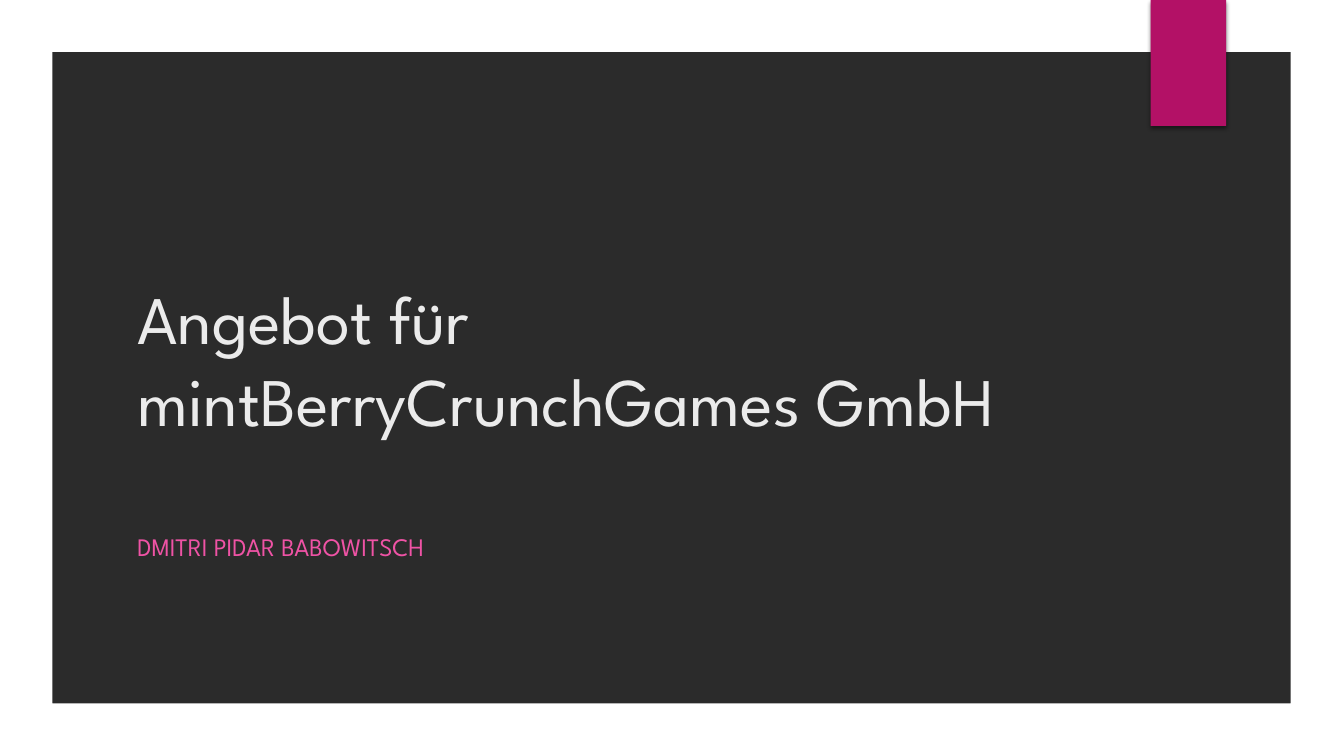
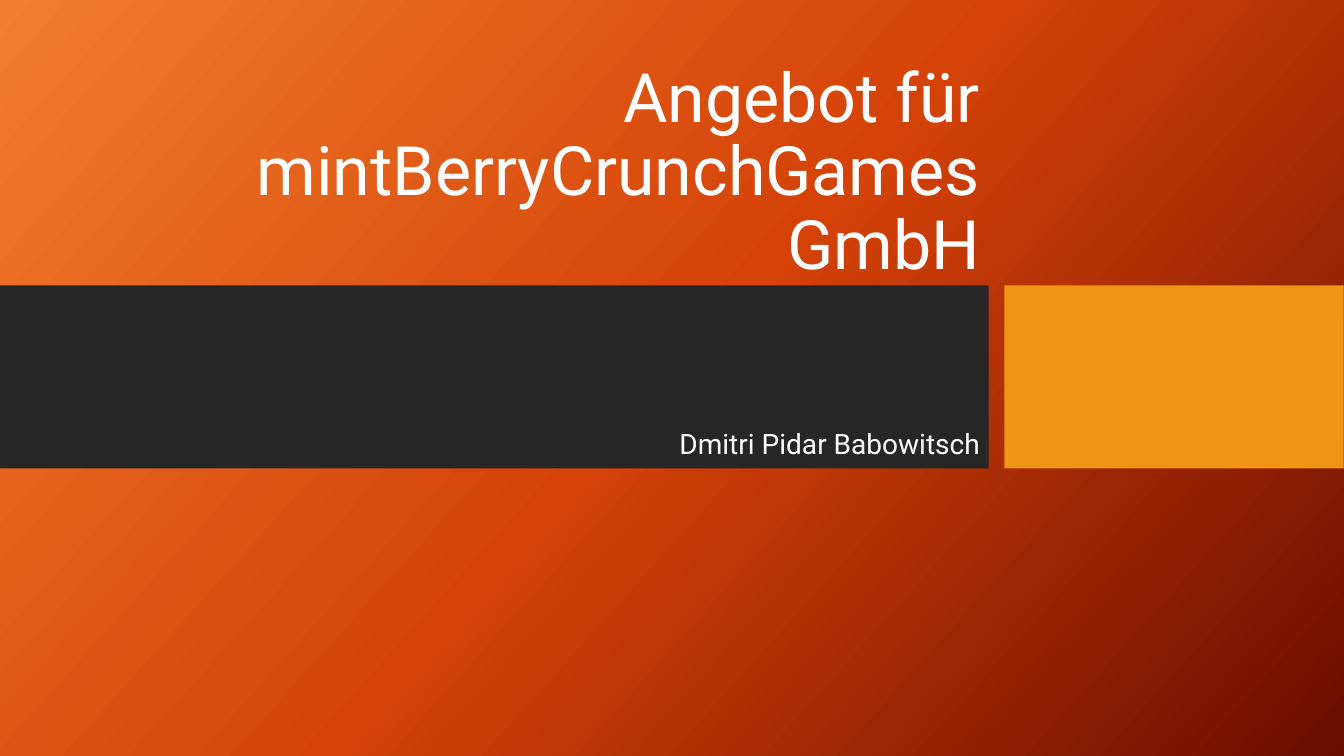
Before and after one commit to HaJaReDeluxe/mintBerryCrunchGames, a slide deck: slide 1 of Angebot für mintBerryCrunchGames GmbH.pptx. Drawn at 1344x756 pixels with LibreOffice and Linux fonts; fonts in the diff are those of the drawing; background and template pictures are left out; a plain dark background stands for a picture behind light text. Boxes give left, top, right and bottom in pixels: in the first picture for what was removed or moved away, otherwise in the second. Text is boxed around its words. In the diff, an @@ line names an element or a change of style, - is before the commit and + after.

Commit message:
Neues Layout

```diff
--- a/Angebot für mintBerryCrunchGames GmbH.pptx
+++ b/Angebot für mintBerryCrunchGames GmbH.pptx
@@ freeform shape removed at (x1=0, y1=0, x2=1344, y2=756) @@
@@ rectangle removed at (x1=1150, y1=0, x2=1226, y2=126) @@
@@ title "Angebot für mintBerryCrunchGames GmbH" moved from (x1=137, y1=296, x2=994, y2=440) to (x1=257, y1=70, x2=980, y2=270) @@
@@ title "Angebot für mintBerryCrunchGames GmbH" at (x1=257, y1=70, x2=980, y2=270): font League Spartan to Roboto, text colour #EBEBEB to #FFFFFF; alignment left to right; line spacing 1 to 0.9 @@
@@ rectangle added at (x1=0, y1=285, x2=989, y2=469), fill #262626 @@
@@ rectangle added at (x1=1004, y1=285, x2=1343, y2=469), fill #F09415 @@
@@ subtitle at (x1=679, y1=433, x2=980, y2=455): text changed; size 18 to 20 pt; font League Spartan to Roboto; text colour #EF53A5 to #FFFFFF @@
-DMITRI PIDAR BABOWITSCH
+Dmitri Pidar Babowitsch
```
Also in this commit, not shown: 3 other slides changed, 4 slides added, 8 slides removed.
